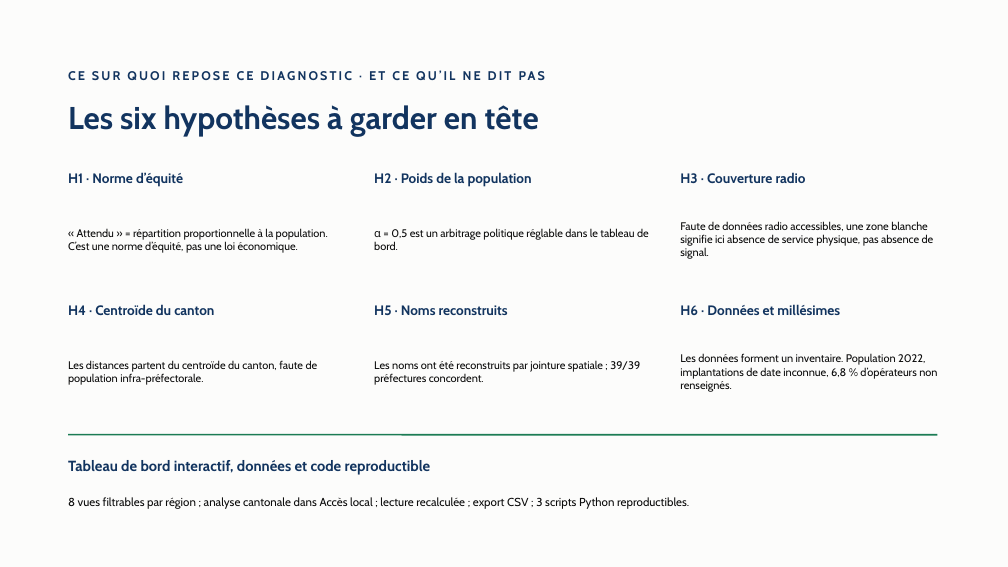
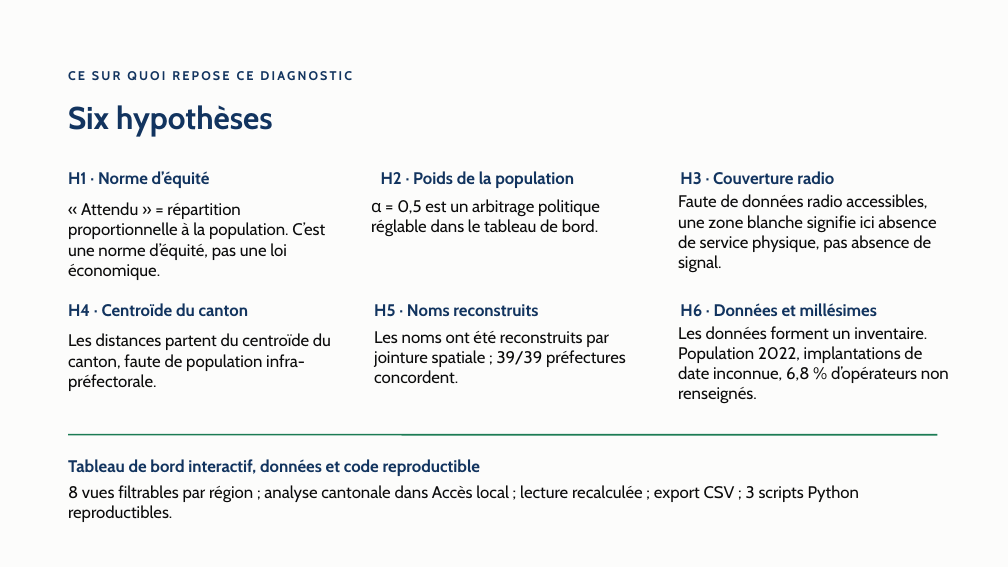
Before and after one commit to jack-junior/togo-acces-numerique, a slide deck: slide 10 of rapport/Rapport_Defi1_Acces_numerique_Togo.pptx. Drawn at 1008x567 pixels with LibreOffice and Linux fonts; fonts in the diff are those of the drawing. Boxes give left, top, right and bottom in pixels: in the first picture for what was removed or moved away, otherwise in the second. Text is boxed around its words. In the diff, an @@ line names an element or a change of style, - is before the commit and + after.

```diff
--- a/rapport/Rapport_Defi1_Acces_numerique_Togo.pptx
+++ b/rapport/Rapport_Defi1_Acces_numerique_Togo.pptx
@@ text at bbox=[68, 71, 352, 80]: text changed @@
-CE SUR QUOI REPOSE CE DIAGNOSTIC · ET CE QU’IL NE DIT PAS
+CE SUR QUOI REPOSE CE DIAGNOSTIC
@@ text at bbox=[68, 105, 273, 136]: text changed @@
-Les six hypothèses à garder en tête
+Six hypothèses
@@ size 10.5 to 16 pt in 6 elements at bbox=[68, 202, 325, 280], bbox=[678, 194, 936, 272], bbox=[678, 326, 949, 403], bbox=[68, 333, 331, 391], bbox=[374, 331, 626, 384], bbox=[371, 199, 600, 236] @@
@@ text "α = 0,5 est un ...": place and size @@
-text "α = 0,5 est un ..." at bbox=[374, 228, 649, 250]
+text "α = 0,5 est un ..." at bbox=[371, 199, 600, 236]
@@ size 13 to 16 pt in 6 elements at bbox=[68, 171, 210, 188], bbox=[680, 171, 834, 185], bbox=[68, 303, 248, 316], bbox=[374, 304, 538, 317], bbox=[680, 303, 877, 317], bbox=[381, 171, 574, 188] @@
@@ text "Faute de données radio accessibles, ...": place and size @@
-text "Faute de données radio accessibles, ..." at bbox=[680, 221, 934, 259]
+text "Faute de données radio accessibles, ..." at bbox=[678, 194, 936, 272]
@@ text "Les noms ont été reconstruits ...": place and size @@
-text "Les noms ont été reconstruits ..." at bbox=[374, 361, 640, 385]
+text "Les noms ont été reconstruits ..." at bbox=[374, 331, 626, 384]
@@ text "Les données forment un inventaire. ...": place and size @@
-text "Les données forment un inventaire. ..." at bbox=[680, 353, 937, 392]
+text "Les données forment un inventaire. ..." at bbox=[678, 326, 949, 403]
@@ text "Tableau de bord interactif, données ..." at bbox=[68, 459, 480, 476]: size 14 to 16 pt @@
@@ text "8 vues filtrables par région ..." at bbox=[68, 485, 859, 522]: size 11 to 16 pt @@
```
Also in this commit, not shown: 8 other slides changed, 2 other files.
